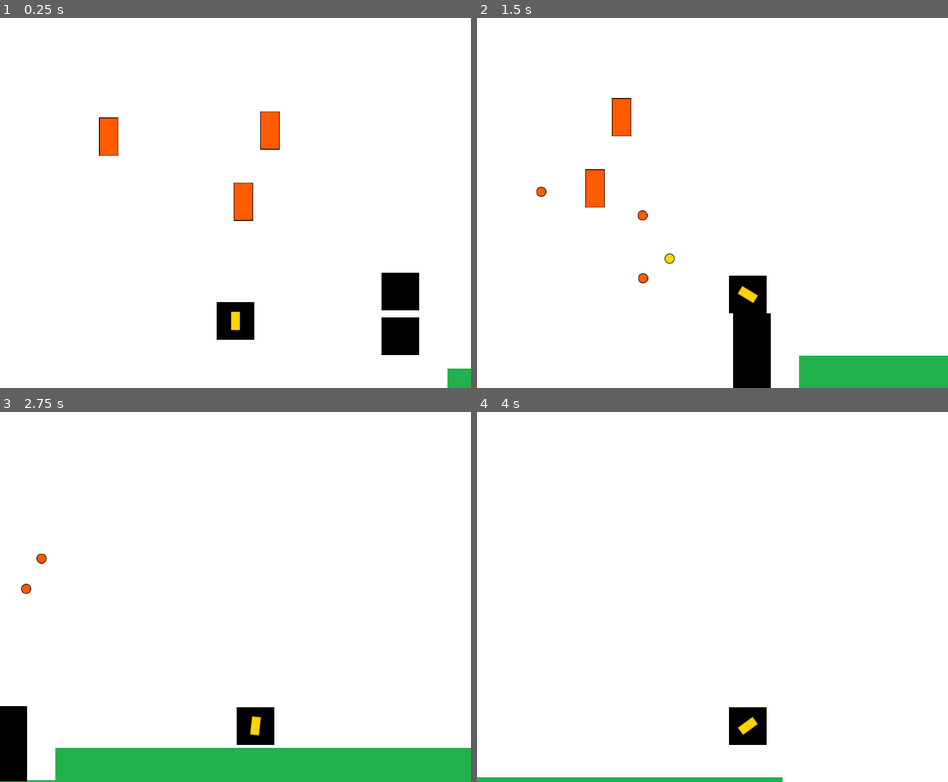
Above: before the commit, frames 1-4 (two rows, left to right).
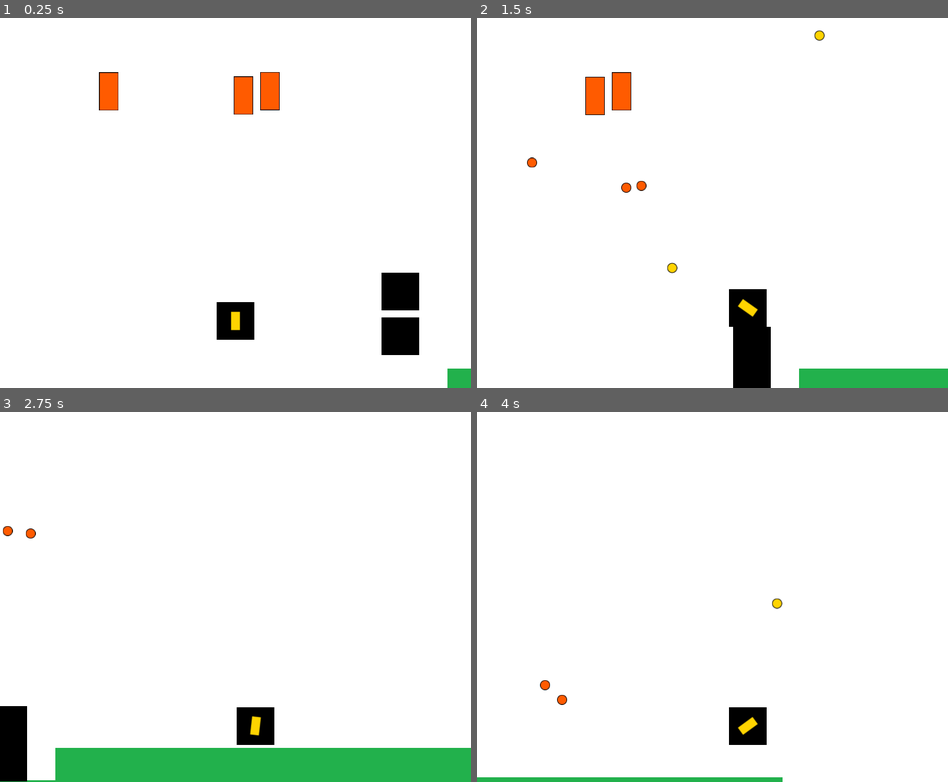
Above: after the commit, the same moments.

Repository: MateoGiuffra/entregas-ipv-giuffra-mateo
Game: Godot game, scene res://Main.tscn
Same seed, same stepped clock (60 frames per second), same inputs: the game is played once before the commit and once after it.
Inputs (mouse positions are in pixels of both pictures, inside the frame that each line leads up to):
- Up to frame 1 (0.25 s): no input
- Up to frame 2 (1.5 s): move the mouse to (816, 177) at 0.52 s; hold D (move_right) from 0.53 s (still down); click (816, 177) at 0.6 s; tap Space (jump) at 0.77 s; move the mouse to (618, 217) at 1.27 s; click (618, 217) at 1.35 s
- Up to frame 3 (2.75 s): tap Space (jump) at 1.52 s; move the mouse to (282, 508) at 2.02 s; release D (move_right) at 2.03 s; hold A (move_left) from 2.03 s (still down); click (282, 508) at 2.1 s
- Up to frame 4 (4 s): move the mouse to (688, 667) at 2.77 s; release A (move_left) at 2.78 s; hold D (move_right) from 2.78 s (still down); click (688, 667) at 2.85 s; tap Space (jump) at 3.02, 3.77 s; move the mouse to (853, 648) at 3.52 s; click (853, 648) at 3.6 s

The runs differ from the first frame. In frame 1, 2.6% of the frame differs, in the area x 21-60%, y 14-55%; in frame 2, 3.6%, in the area x 10-100%, y 3-95%; in frame 3, 0.2%; in frame 4, 0.2%.

Commit message:
mvp listo

Diff:
--- a/entrega-3-mateo-giuffra/Main.gd
+++ b/entrega-3-mateo-giuffra/Main.gd
@@ -6,4 +6,4 @@
 func _ready() -> void:
 	randomize()
 	player.initialize(self)
-	turret_spawner.initialize(player)
+	turret_spawner.initialize()
--- a/entrega-3-mateo-giuffra/entities/Projectile.gd
+++ b/entrega-3-mateo-giuffra/entities/Projectile.gd
@@ -20,8 +20,8 @@
 
 	# Si está fuera de la pantalla
 	var visible_rect:Rect2 = get_viewport().get_visible_rect()
-	if !visible_rect.has_point(global_position):
-		_remove()
+	#if !visible_rect.has_point(global_position):
+		#_remove()
 
 # Si supero una cantidad de tiempo de vida
 func _on_lifetime_timer_timeout():
--- a/entrega-3-mateo-giuffra/entities/enemies/Turret.gd
+++ b/entrega-3-mateo-giuffra/entities/enemies/Turret.gd
@@ -5,20 +5,28 @@
 
 @export var projectile_scene: PackedScene
 
-var player: Node2D
+var target: Node2D
 var projectile_container: Node
 
-func initialize(turret_pos: Vector2, player: Node2D, projectile_container: Node) -> void:
+func initialize(container, turret_pos: Vector2, projectile_container: Node) -> void:
+	container.add_child(self)
 	global_position = turret_pos
-	self.player = player
 	self.projectile_container = projectile_container
-	fire_timer.connect("timeout", fire_at_player)
-	fire_timer.start()
 
 func fire_at_player() -> void:
 	var proj_instance = projectile_scene.instantiate()
 	proj_instance.initialize(
 		projectile_container,
 		fire_position.global_position,
-		fire_position.global_position.direction_to(player.global_position)
+		fire_position.global_position.direction_to(target.global_position)
 	)
+
+func _on_detection_area_body_entered(body: Node2D) -> void:
+	print(body)
+	target = body
+	fire_timer.connect("timeout", fire_at_player)
+	fire_timer.start()
+
+func _on_detection_area_body_exited(body: Node2D) -> void:
+	if target == body:
+		fire_timer.stop()
--- a/entrega-3-mateo-giuffra/entities/enemies/Turret.tscn
+++ b/entrega-3-mateo-giuffra/entities/enemies/Turret.tscn
@@ -1,8 +1,11 @@
-[gd_scene load_steps=4 format=3 uid="uid://bscjwoaotlcqc"]
+[gd_scene load_steps=5 format=3 uid="uid://bscjwoaotlcqc"]
 
 [ext_resource type="Texture2D" uid="uid://c1umtbyikidk0" path="res://assets/textures/turret.png" id="1"]
 [ext_resource type="Script" uid="uid://b2s442tfjn5or" path="res://entities/enemies/Turret.gd" id="2"]
-[ext_resource type="PackedScene" path="res://entities/enemies/TurretProjectile.tscn" id="3"]
+[ext_resource type="PackedScene" uid="uid://l7nny5ip41if" path="res://entities/enemies/TurretProjectile.tscn" id="3"]
+
+[sub_resource type="CircleShape2D" id="CircleShape2D_x15t2"]
+radius = 697.058
 
 [node name="Turret" type="Sprite2D"]
 texture = ExtResource("1")
@@ -13,3 +16,12 @@
 
 [node name="FirePosition" type="Marker2D" parent="."]
 position = Vector2(0, -30.0339)
+
+[node name="DetectionArea" type="Area2D" parent="."]
+collision_mask = 2
+
+[node name="CollisionShape2D" type="CollisionShape2D" parent="DetectionArea"]
+shape = SubResource("CircleShape2D_x15t2")
+
+[connection signal="body_entered" from="DetectionArea" to="." method="_on_detection_area_body_entered"]
+[connection signal="body_exited" from="DetectionArea" to="." method="_on_detection_area_body_exited"]
--- a/entrega-3-mateo-giuffra/entities/enemies/TurretProjectile.tscn
+++ b/entrega-3-mateo-giuffra/entities/enemies/TurretProjectile.tscn
@@ -1,10 +1,10 @@
-[gd_scene load_steps=3 format=2]
+[gd_scene load_steps=3 format=3 uid="uid://l7nny5ip41if"]
 
-[ext_resource path="res://entities/Projectile.tscn" type="PackedScene" id=1]
-[ext_resource path="res://assets/textures/proyectile_turret.png" type="Texture2D" id=2]
+[ext_resource type="PackedScene" uid="uid://bd4wy7t8g6njh" path="res://entities/Projectile.tscn" id="1"]
+[ext_resource type="Texture2D" uid="uid://baoiu3dij5lcd" path="res://assets/textures/proyectile_turret.png" id="2"]
 
-[node name="TurretProjectile" instance=ExtResource( 1 )]
-texture = ExtResource( 2 )
+[node name="TurretProjectile" instance=ExtResource("1")]
+texture = ExtResource("2")
 VELOCITY = 400.0
 
 [node name="LifetimeTimer" parent="." index="0"]
--- a/entrega-3-mateo-giuffra/entities/enemies/TurretsSpawner.gd
+++ b/entrega-3-mateo-giuffra/entities/enemies/TurretsSpawner.gd
@@ -2,15 +2,15 @@
 
 @export var turret_scene: PackedScene
 
-func initialize(player: Node2D) -> void:
+func initialize() -> void:
 	var visible_rect: Rect2 = get_viewport().get_visible_rect()
 	for i in 3:
 		var turret_instance: Node2D = turret_scene.instantiate()
 
 		var turret_pos: Vector2 = Vector2(
 			randf_range(visible_rect.position.x, visible_rect.end.x),
-			randf_range(visible_rect.position.y + 30, player.global_position.y - 50)
+			randf_range(visible_rect.position.y + 30, 50)
 		)
 
 		add_child(turret_instance)
-		turret_instance.initialize(turret_pos, player, self)
+		turret_instance.initialize(self, turret_pos, self)
--- a/entrega-3-mateo-giuffra/entities/player/Player.tscn
+++ b/entrega-3-mateo-giuffra/entities/player/Player.tscn
@@ -10,6 +10,7 @@
 size = Vector2(64, 64)
 
 [node name="Player" type="CharacterBody2D"]
+collision_layer = 2
 script = ExtResource("1")
 
 [node name="Sprite2D" type="Sprite2D" parent="."]
@@ -32,7 +33,7 @@
 drag_horizontal_enabled = true
 drag_vertical_enabled = true
 drag_left_margin = 0.15
-drag_top_margin = 0.07
+drag_top_margin = 0.0
 drag_right_margin = 0.15
 drag_bottom_margin = 0.15
 editor_draw_drag_margin = true
--- a/entrega-3-mateo-giuffra/project.godot
+++ b/entrega-3-mateo-giuffra/project.godot
@@ -45,6 +45,11 @@
 ]
 }
 
+[layer_names]
+
+2d_physics/layer_1="environment"
+2d_physics/layer_2="player"
+
 [rendering]
 
 environment/defaults/default_environment="res://default_env.tres"
